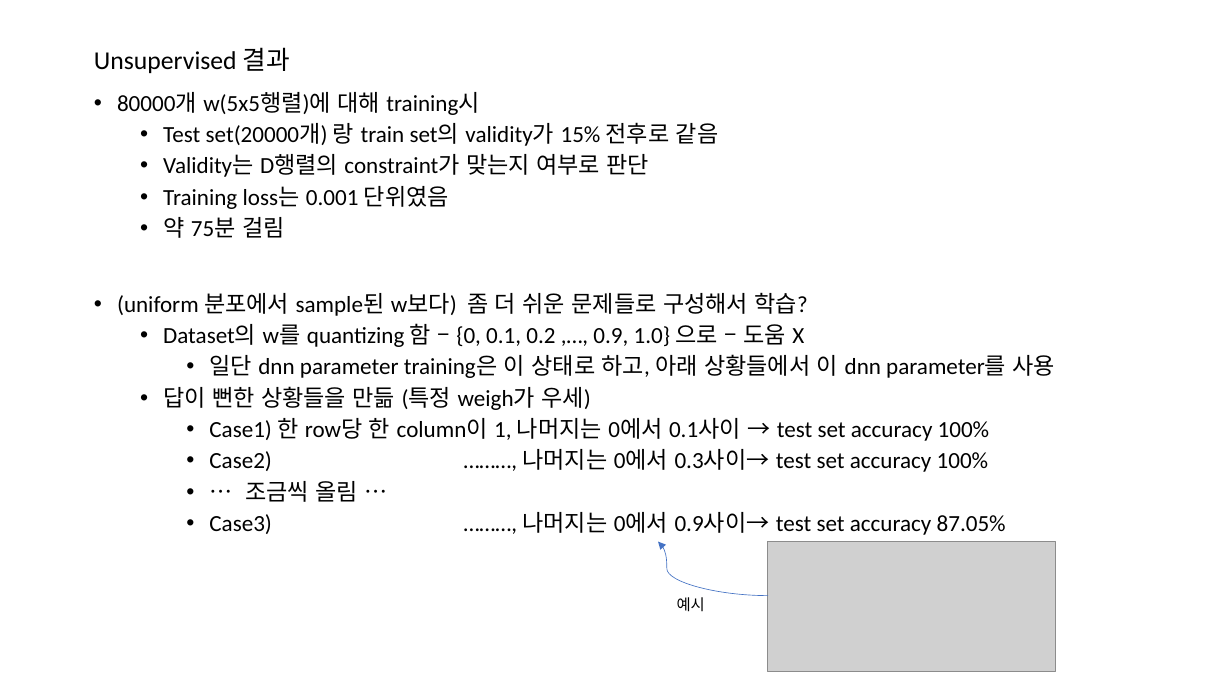
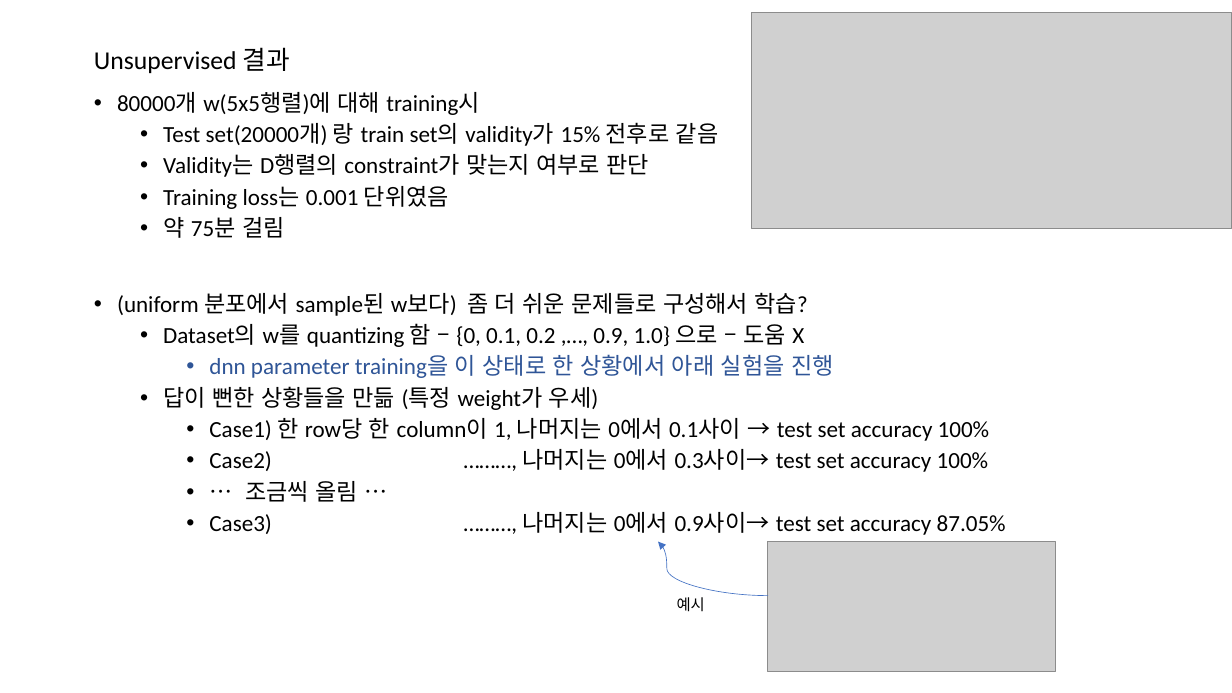
Before and after one commit to ihatesummer/bipartite_maxsum, a slide deck: slide 3 of memo.pptx. Drawn at 1232x693 pixels with LibreOffice and Linux fonts; fonts in the diff are those of the drawing; grey boxes stand for pictures. Boxes give left, top, right and bottom in pixels: in the first picture for what was removed or moved away, otherwise in the second. Text is boxed around its words. In the diff, an @@ line names an element or a change of style, - is before the commit and + after.

```diff
--- a/memo.pptx
+++ b/memo.pptx
@@ picture added at [752,12,1232,228] @@
@@ text at [163,354,834,410]: text changed; text colour #000000 to #2F5597 @@
-    • 일단 dnn parameter training은 이 상태로 하고, 아래 상황들에서 이 dnn parameter를 사용
-  • 답이 뻔한 상황들을 만듦 (특정 weigh가 우세)
+    • dnn parameter training을 이 상태로 한 상황에서 아래 실험을 진행
+  • 답이 뻔한 상황들을 만듦 (특정 weight가 우세)
```
Also in this commit, not shown: 1 slide added, 25 other files.
